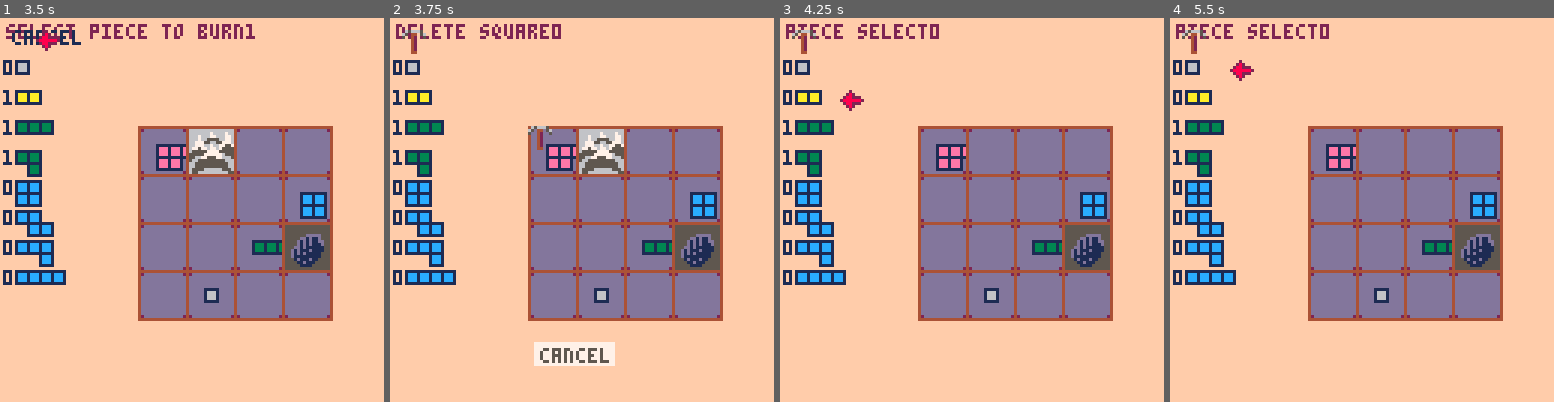
Above: before the commit, frames 1-4 (left to right).
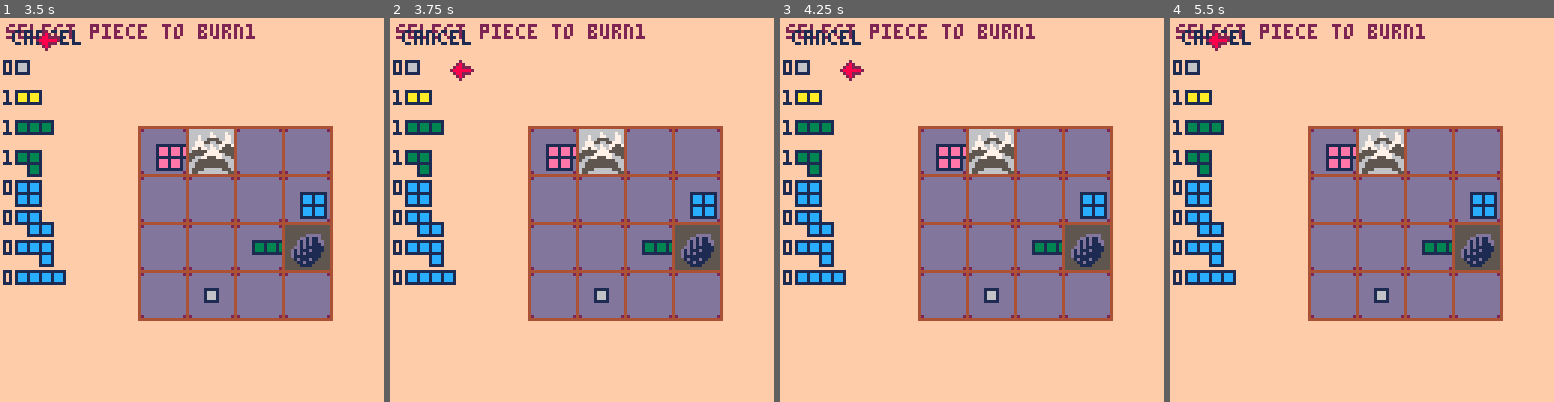
Above: after the commit, the same moments.

Repository: m-r-hunt/Pico-8-Carts
Game: PICO-8 cartridge bprk.p8
Same seed, same stepped clock (60 frames per second), same inputs: the game is played once before the commit and once after it.
Inputs:
- Up to frame 1 (3.5 s): tap X (X key) at 0.33, 1.07, 1.85, 2.97 s; tap O (Z key) at 0.7, 1.7, 2.1, 2.5, 2.9, 3.3 s; hold Right 1.6-2.1 s; hold Up 2.15-2.42 s; hold Right 2.47-3.03 s; hold Left from 3.08 s (still down)
- Up to frame 2 (3.75 s): release Left at 3.58 s; hold Down from 3.63 s (still down); tap O (Z key) at 3.7 s
- Up to frame 3 (4.25 s): release Down at 3.97 s; hold Right from 4.02 s (still down); tap X (X key) at 4.08 s; tap O (Z key) at 4.1 s
- Up to frame 4 (5.5 s): tap O (Z key) at 4.5, 4.9, 5.3 s; release Right at 4.68 s; hold Up 4.73-5.03 s; hold Left from 5.08 s (still down); tap X (X key) at 5.2 s

Frame 1 is identical in both runs. In frame 2, 2.8% of the frame differs, in the area x 1-67%, y 1-91%; in frame 3, 3.0%, in the area x 0-67%, y 1-41%; in frame 4, 2.9%.

Commit message:
A lot of tab fixes

Diff:
--- a/bprk.p8
+++ b/bprk.p8
@@ -15,7 +15,7 @@
 	{{0,0},{1,0},{2,0},{2,1},spriten=7,previewc=12},
 	{{0,0},{1,0},{2,0},{3,0},spriten=7,previewc=12},
 
- {{0,0},{1,0},{0,1},{1,1},{2,0},spriten=11,previewc=14},
+	{{0,0},{1,0},{0,1},{1,1},{2,0},spriten=11,previewc=14},
 	{{0,0},{0,1},{1,1},{1,2},{2,1},spriten=11,previewc=14},
 	{{0,0},{1,0},{2,0},{2,1},{3,1},spriten=11,previewc=14},
 	{{0,0},{1,0},{2,0},{3,0},{3,1},spriten=11,previewc=14},
@@ -56,9 +56,9 @@
 choice_select=1
 
 function reset_vlongs()
- for i=1,#vlongs do
-  available_vlongs[i]=vlongs[i]
- end
+	for i=1,#vlongs do
+		available_vlongs[i]=vlongs[i]
+	end
 end
 
 function rotate(x,y,r)
@@ -71,13 +71,13 @@
 	elseif r==3 then
 		return -y,x
 	elseif r==4 then
-	 return x,-y
+		return x,-y
 	elseif r==5 then
-	 return y,x
+		return y,x
 	elseif r==6 then
-	 return -x,y
+		return -x,y
 	elseif r==7 then
-	 return -y,-x
+		return -y,-x
 	end
 end
 
@@ -86,7 +86,7 @@
 		piece_pool[i]=0
 	end
 	for i=regpend+1,#piece_defs do
-	 piece_pool[i]=0
+		piece_pool[i]=0
 	end
 	piece_pool[1]=1
 	piece_pool[2]=1
@@ -97,15 +97,15 @@
 end
 
 function _update()
- if mode~="make choices" then
- 	for y=1,4 do
-  	for x=1,4 do
-   	if grid[y][x]~=0 and grid[y][x]<67 then
-    	grid[y][x]+=32
-   	end
-  	end
- 	end
- end
+	if mode~="make choices" then
+		for y=1,4 do
+			for x=1,4 do
+				if grid[y][x]~=0 and grid[y][x]<67 then
+					grid[y][x]+=32
+				end
+				end
+		end
+	end
 	if mode=="piece select" then
 		update_piece_select()
 	elseif mode=="piece place" then
@@ -113,139 +113,426 @@
 	elseif mode=="make choices" then
 		update_make_choices()
 	elseif mode=="select piece to burn" then
-	 update_select_burn()
+		update_select_burn()
 	elseif mode=="delete square" then
-	 update_delete_square()
+		update_delete_square()
 	end
 end
 
 function update_piece_select()
 	if btnp(2) then
 		selected_piece-=1
- 	if selected_piece<0 then
-  	selected_piece+=#piece_pool+1
-  end
-	 while selected_piece>regpend and piece_pool[selected_piece]==0 do
-	  selected_piece-=1
-	 end
- elseif btnp(3) then
-  selected_piece+=1
-  while selected_piece<=#piece_pool and selected_piece>regpend and piece_pool[selected_piece]==0 do
-   selected_piece+=1
-  end
- end
- if selected_piece<0 then
-  selected_piece+=#piece_pool+1
- elseif selected_piece>#piece_pool then
-  selected_piece-=#piece_pool+1
- end
-
- if btnp(4) then
-  if selected_piece==0 then
-   mode="select piece to burn"
-  elseif piece_pool[selected_piece]>=1 then
-  	mode="piece place"
-	 	px=1
-	 	py=1
-	 	pr=0
-	 	cancel_selected=false
-  else
-   --feedback?
-  end
- end
+		if selected_piece<0 then
+			selected_piece+=#piece_pool+1
+		end
+		while selected_piece>regpend and piece_pool[selected_piece]==0 do
+			selected_piece-=1
+		end
+	elseif btnp(3) then
+		selected_piece+=1
+		while selected_piece<=#piece_pool and selected_piece>regpend and piece_pool[selected_piece]==0 do
+			selected_piece+=1
+		end
+	end
+	if selected_piece<0 then
+		selected_piece+=#piece_pool+1
+	elseif selected_piece>#piece_pool then
+		selected_piece-=#piece_pool+1
+	end
+
+	if btnp(4) then
+		if selected_piece==0 then
+			mode="select piece to burn"
+		elseif piece_pool[selected_piece]>=1 then
+			mode="piece place"
+			px=1
+			py=1
+			pr=0
+			cancel_selected=false
+		else
+			--feedback?
+		end
+	end
 end
 
 function update_select_burn()
 	if btnp(2) then
 		selected_piece-=1
- 	if selected_piece<0 then
-  	selected_piece+=#piece_pool+1
-  end
-	 while selected_piece>9 and piece_pool[selected_piece]==0 do
-	  selected_piece-=1
-	 end
- elseif btnp(3) then
-  selected_piece+=1
-  while selected_piece<=#piece_pool and piece_pool[selected_piece]==0 do
-   selected_piece+=1
-  end
- end
- if selected_piece<0 then
-  selected_piece+=#piece_pool+1
- elseif selected_piece>#piece_pool then
-  selected_piece-=#piece_pool+1
- end
-
- if btnp(4) then
-  if selected_piece==0 then
-   mode="piece select"
-  elseif piece_pool[selected_piece]>=1 then
-  	mode="delete square"
-	 	px=1
-	 	py=1
-	 	pr=0
-	 	cancel_selected=false
-  else
-   --feedback?
-  end
- end
+		if selected_piece<0 then
+			selected_piece+=#piece_pool+1
+		end
+		while selected_piece>regpend and piece_pool[selected_piece]==0 do
+			selected_piece-=1
+		end
+	elseif btnp(3) then
+		selected_piece+=1
+		while selected_piece<=#piece_pool and selected_piece>regpend and piece_pool[selected_piece]==0 do
+			selected_piece+=1
+		end
+	end
+	if selected_piece<0 then
+		selected_piece+=#piece_pool+1
+	elseif selected_piece>#piece_pool then
+		selected_piece-=#piece_pool+1
+	end
+
+	if btnp(4) then
+		if selected_piece==0 then
+			mode="piece select"
+		elseif piece_pool[selected_piece]>=1 then
+			mode="delete square"
+			px=1
+			py=1
+			pr=0
+			cancel_selected=false
+		else
+			--feedback?
+		end
+	end
 end
 
 function board_is_full()
- local any_empty=false
- for y=1,4 do
-  for x=1,4 do
-   any_empty=any_empty or (grid[y][x]==0)
-  end
- end
- return not any_empty
+	local any_empty=false
+	for y=1,4 do
+		for x=1,4 do
+			any_empty=any_empty or (grid[y][x]==0)
+		end
+	end
+	return not any_empty
 end
 
 function rand_swap(t)
- local t1=flr(rnd(#t))+1
- local t2=flr(rnd(#t))+1
- local tmp=t[t1]
- t[t1]=t[t2]
- t[t2]=tmp
+	local t1=flr(rnd(#t))+1
+	local t2=flr(rnd(#t))+1
+	local tmp=t[t1]
+	t[t1]=t[t2]
+	t[t2]=tmp
 end
 
 function new_board()
- for y=1,4 do
-  for x=1,4 do
-   grid[y][x]=0
-   grid_powerups[y][x]=0
-  end
- end
- xs={1,2,3,4}
- ys={1,2,3,4}
- powerups={
-  shorts,
-  mids,
-  longs,
-  available_vlongs,
- }
- for shufs=1,20 do
-  rand_swap(xs)
-  rand_swap(ys)
-  rand_swap(powerups)
- end
-
- for i=1,4 do
-  x=xs[i]
-  y=ys[i]
-  grid_powerups[y][x]=powerups[i]
- end
-
- x=flr(rnd(4))+1
- y=flr(rnd(4))+1
- while grid_powerups[y][x]~=0 do
- 	x=flr(rnd(4))+1
-	 y=flr(rnd(4))+1
- end
- grid[y][x]=13
+	for y=1,4 do
+		for x=1,4 do
+			grid[y][x]=0
+			grid_powerups[y][x]=0
+		end
+	end
+	xs={1,2,3,4}
+	ys={1,2,3,4}
+	powerups={
+		shorts,
+		mids,
+		longs,
+		available_vlongs,
+	}
+	for shufs=1,20 do
+		rand_swap(xs)
+		rand_swap(ys)
+		rand_swap(powerups)
+	end
+
+	for i=1,4 do
+		x=xs[i]
+		y=ys[i]
+		grid_powerups[y][x]=powerups[i]
+	end
+
+	x=flr(rnd(4))+1
+	y=flr(rnd(4))+1
+	while grid_powerups[y][x]~=0 do
+		x=flr(rnd(4))+1
+		y=flr(rnd(4))+1
+	end
+	grid[y][x]=13
 end
 
 function check_stuck()
+	for i=1,#piece_pool do
+		if piece_pool[i]>0 then
+			return false
+		end
+	end
+	return true
+end
+
+function update_piece_place()
+	if not cancel_selected then
+		if (btnp(0)) px-=1
+		if (btnp(1)) px+=1
+		if (btnp(2)) py-=1
+		if py==4 and btnp(3) then
+			cancel_selected=true
+		elseif btnp(3) then
+			py+=1
+		end
+		px=mid(1,px,4)
+		py=mid(1,py,4)
+
+		if btnp(5) then
+			pr+=1
+			if pr>=8 then
+				pr-=8
+			end
+		end
+
+		if btnp(4) then
+			can_place=check_placement()
+			if can_place then
+				choices={}
+				choices=stamp_piece(selected_piece,px,py)
+				if #choices>0 then
+					choicen=1
+					choice_select=1
+					mode="make choices"
+				else
+					mode="piece select"
+				end
+				selected_piece=1
+				if board_is_full() then
+					new_board()
+					piece_pool[1]+=1
+				end
+				stuck=check_stuck()
+				if stuck then
+					mode="game over"
+				end
+			else
+				--feedback?
+			end
+		end
+	else
+		if btnp(2) then
+			cancel_selected=false
+		end
+		if btnp(4) then
+			mode="piece select"
+		end
+	end
+end
+
+function update_delete_square()
+	if not cancel_selected then
+		if (btnp(0)) px-=1
+		if (btnp(1)) px+=1
+		if (btnp(2)) py-=1
+		if py==4 and btnp(3) then
+			cancel_selected=true
+		elseif btnp(3) then
+			py+=1
+		end
+		px=mid(1,px,4)
+		py=mid(1,py,4)
+
+		if btnp(4) and grid[py][px]~=0 then
+			grid[py][px]=0
+			piece_pool[selected_piece]-=1
+			mode="piece select"
+			stuck=check_stuck()
+			if stuck then
+				mode="game over"
+			end
+		end
+	else
+		if btnp(2) then
+			cancel_selected=false
+		end
+		if btnp(4) then
+			mode="select piece to burn"
+		end
+	end
+end
+
+function update_make_choices()
+	if (btnp(0)) choice_select-=1
+	if (btnp(1)) choice_select+=1
+	if (choice_select<1) choice_select+=#choices[choicen]
+	if (choice_select>#choices[choicen]) choice_select-=#choices[choicen]
+	if btnp(4) then
+		piece_pool[choices[choicen][choice_select]]+=1
+		if choices[choicen]==available_vlongs then
+			del(available_vlongs,available_vlongs[choice_select])
+			if #available_vlongs==0 then
+				reset_vlongs()
+			end
+		end
+		choicen+=1
+		if choicen>#choices then
+			mode="piece select"
+		end
+	end
+end
+
+function check_placement()
+	local any_bad=false
+	local i=selected_piece
+	for sq=1,#piece_defs[i] do
+		rx,ry=rotate(piece_defs[i][sq][1],piece_defs[i][sq][2],pr)
+		local x=px+rx
+		local y=py+ry
+		if x<1 or x>4 or y<1 or y>4 or grid[y][x]~=0 then
+			any_bad=true
+		end
+	end
+	return not any_bad
+end
+
+function stamp_piece(i,x,y)
+	piece_pool[i]-=1
+	local choices={}
+	for sq=1,#piece_defs[i] do
+		rx,ry=rotate(piece_defs[i][sq][1],piece_defs[i][sq][2],pr)
+		local px=x+rx
+		local py=y+ry
+		if px>=1 and px<=4 and py>=1 and py<=4 then
+			grid[py][px]=piece_defs[i].spriten
+			if grid_powerups[py][px]~=0 then
+				if #grid_powerups[py][px]==1 and grid_powerups[py][px]~=available_vlongs then
+					piece_pool[grid_powerups[py][px][1]]+=1
+				else
+					add(choices,grid_powerups[py][px])
+				end
+			end
+		end
+	end
+	return choices
+end
+
+preview_size=4
+
+function draw_piece_preview(i,xbase,ybase)
+	for sq=1,#piece_defs[i] do
+		local px=piece_defs[i][sq][1]
+		local py=piece_defs[i][sq][2]
+		local x=xbase+px*preview_size
+		local y=ybase+py*preview_size
+		rectfill(x,y,x+preview_size,y+preview_size,piece_defs[i].previewc)
+		rect(x,y,x+preview_size,y+preview_size,1)
+	end
+end
+
+function draw_piece(i,bx,by)
+	local transformed={}
+	for sq=1,#piece_defs[i] do
+		local rx,ry=rotate(piece_defs[i][sq][1],piece_defs[i][sq][2],pr)
+		add(transformed, {rx,ry})
+	end
+	--crappy n^2 sort but it's at most like 6 things
+	for i=1,#transformed do
+		for j=i,#transformed do
+			if transformed[i][2]>transformed[j][2] or (transformed[i][2]==transformed[j][2] and transformed[i][1]>transformed[j][1]) then
+				local tmp=transformed[i]
+				transformed[i]=transformed[j]
+				transformed[j]=tmp
+			end
+		end
+	end
+	for sq=1,#transformed do
+		local rx=transformed[sq][1]
+		local ry=transformed[sq][2]
+		col=piece_defs[i].previewc
+		if px+rx<1 or px+rx>4 or py+ry<1 or py+ry>4 or grid[py+ry][px+rx]~=0 then
+			col=8
+		end
+		local x=bx+rx*16
+		local y=by+ry*16
+		rectfill(x+1,y+1,x+17,y+17,0)
+		rectfill(x,y,x+16,y+16,col)
+		rect(x,y,x+16,y+16,1)
+	end
+end
+
+function draw_choice_box()
+	rect(5,30,128-5,60,12)
+	rectfill(6,31,128-6,59,6)
+	increment=(128-12)/#choices[choicen]
+	for n=1,#choices[choicen] do
+		local x=increment/2+(n-1)*increment
+		draw_piece_preview(choices[choicen][n],x,45)
+		if n==choice_select then
+		 spr(2,x+8,40)
+		end
+	end
+	local str="choose a piece"
+	if #choices>1 then
+		str=str.."("..choicen.."/"..#choices..")"
+	end
+	print(str,50,32)
+end
+
+function _draw()
+	cls(15)
+	print(mode..pr,2,2,2)
+	for i=1,regpend do
+		local ybase=10*(i)+4
+		draw_piece_preview(i,5,ybase)
+		print(piece_pool[i],1,ybase)
+		if i==selected_piece and (mode=="piece select" or mode=="select piece to burn") then
+			spr(2,20,ybase)
+		end
+	end
+	if mode~="select piece to burn" then
+		spr(18,4,4)
+	else
+		print("cancel",4,4)
+	end
+	if selected_piece==0 then
+		spr(2,12,4)
+	end
+	local ybase=10*(regpend+1)+4
+	for i=regpend+1,#piece_pool do
+		if piece_pool[i]>0 then
+			draw_piece_preview(i,5,ybase)
+			print(piece_pool[i],1,ybase)
+			if i==selected_piece and (mode=="piece select" or mode=="select piece to burn") then
+				spr(2,20,ybase)
+			end
+			ybase+=10
+		end
+	end
+	for y=1,4 do
+		for x=1,4 do
+			sn=grid[y][x]
+			if (sn==0) sn=32
+			spr(sn,gridx+x*16,gridy+y*16,2,2)
+			if sn==32 and grid_powerups[y][x]~=0 then
+				draw_piece_preview(grid_powerups[y][x][1],gridx+x*16+6,gridy+y*16+6)
+			end
+		end
+	end
+	line(gridx+16,gridy+5*16,gridx+5*16,gridy+5*16,4)
+	line(gridx+5*16,gridy+16,gridx+5*16,gridy+5*16,4)
+	if mode=="piece place" then
+		draw_piece(selected_piece,gridx+px*16-2,gridy+py*16-2)
+		rect(gridx+px*16,gridy+py*16,gridx+px*16+2,gridy+py*16+2,4)
+		rectfill(48,108,74,115,7)
+		print("cancel",50,110,5)
+		if cancel_selected then
+			spr(2,74,108)
+		end
+	elseif mode=="delete square" then
+		spr(18,gridx+px*16,gridy+py*16)
+		rectfill(48,108,74,115,7)
+		print("cancel",50,110,5)
+		if cancel_selected then
+			spr(2,74,108)
+		end
+	end
+
+	if mode=="make choices" then
+		draw_choice_box()
+	end
+
+	if mode=="game over" then
+		print("game over!")
+	end
+end
+
+-->8
+--notes
+
+--compute score, larger pieces=more pts
+
+--slow down growth anims
+
 -- for p=1,#piece_pool do
 --  if piece_pool[p]~=0 then
 --   local def=piece_defs[p]
@@ -269,283 +556,6 @@
 --  end
 -- end
 -- return true
- return false
-end
-
-function update_piece_place()
- if not cancel_selected then
-	if (btnp(0)) px-=1
-	if (btnp(1)) px+=1
-	if (btnp(2)) py-=1
-	if py==4 and btnp(3) then
-	 cancel_selected=true
-	elseif btnp(3) then
-  py+=1
- end
-	px=mid(1,px,4)
-	py=mid(1,py,4)
-
-	if btnp(5) then
-	 pr+=1
-	 if pr>=8 then
-	  pr-=8
-	 end
-	end
-
-	if btnp(4) then
-	 can_place=check_placement()
-	 if can_place then
-	  choices={}
-	 	choices=stamp_piece(selected_piece,px,py)
-	 	if #choices>0 then
-				choicen=1
-				choice_select=1
-	 		mode="make choices"
-	 	else
-	 		mode="piece select"
-	 	end
-	 	selected_piece=1
-	 	if board_is_full() then
-	 	 new_board()
-	 	 piece_pool[1]+=1
-	 	end
-	 	stuck=check_stuck()
-	 	if stuck then
-	 	 mode="game over"
-	 	end
-	 else
-	 	--feedback?
-	 end
-	end
-	else
-	 if btnp(2) then
-	  cancel_selected=false
-	 end
-	 if btnp(4) then
-	  mode="piece select"
-	 end
-	end
-end
-
-function update_delete_square()
-	if not cancel_selected then
-		if (btnp(0)) px-=1
-		if (btnp(1)) px+=1
-		if (btnp(2)) py-=1
-		if py==4 and btnp(3) then
-	 	cancel_selected=true
-		elseif btnp(3) then
-  	py+=1
- 	end
-		px=mid(1,px,4)
-		py=mid(1,py,4)
-
-		if btnp(4) and grid[py][px]~=0 then
-		 grid[py][px]=0
-		 piece_pool[selected_piece]-=1
-		 mode="piece select"
-		end
-	else
-	 if btnp(2) then
-	  cancel_selected=false
-	 end
-	 if btnp(4) then
-	  mode="piece select"
-	 end
-	end
-end
-
-function update_make_choices()
- if (btnp(0)) choice_select-=1
- if (btnp(1)) choice_select+=1
- if (choice_select<1) choice_select+=#choices[choicen]
- if (choice_select>#choices[choicen]) choice_select-=#choices[choicen]
- if btnp(4) then
-  piece_pool[choices[choicen][choice_select]]+=1
-  if choices[choicen]==available_vlongs then
-   del(available_vlongs,available_vlongs[choice_select])
-   if #available_vlongs==0 then
-    reset_vlongs()
-   end
-  end
-  choicen+=1
-  if choicen>#choices then
-   mode="piece select"
-  end
- end
-end
-
-function check_placement()
- local any_bad=false
- local i=selected_piece
- for sq=1,#piece_defs[i] do
-  rx,ry=rotate(piece_defs[i][sq][1],piece_defs[i][sq][2],pr)
-  local x=px+rx
-  local y=py+ry
-  if x<1 or x>4 or y<1 or y>4 or grid[y][x]~=0 then
-   any_bad=true
-  end
- end
- return not any_bad
-end
-
-function stamp_piece(i,x,y)
- piece_pool[i]-=1
- local choices={}
-	for sq=1,#piece_defs[i] do
-	 rx,ry=rotate(piece_defs[i][sq][1],piece_defs[i][sq][2],pr)
- 	local px=x+rx
- 	local py=y+ry
- 	if px>=1 and px<=4 and py>=1 and py<=4 then
- 		grid[py][px]=piece_defs[i].spriten
-	 	if grid_powerups[py][px]~=0 then
-	 	 if #grid_powerups[py][px]==1 and grid_powerups[py][px]~=available_vlongs then
-	 			piece_pool[grid_powerups[py][px][1]]+=1
-	 		else
-	 		 add(choices,grid_powerups[py][px])
-	 		end
-	 	end
- 	end
- end
- return choices
-end
-
-preview_size=4
-
-function draw_piece_preview(i,xbase,ybase)
- for sq=1,#piece_defs[i] do
-	 local px=piece_defs[i][sq][1]
- 	local py=piece_defs[i][sq][2]
- 	local x=xbase+px*preview_size
- 	local y=ybase+py*preview_size
- 	rectfill(x,y,x+preview_size,y+preview_size,piece_defs[i].previewc)
- 	rect(x,y,x+preview_size,y+preview_size,1)
- end
-end
-
-function draw_piece(i,bx,by)
- local transformed={}
- for sq=1,#piece_defs[i] do
-  local rx,ry=rotate(piece_defs[i][sq][1],piece_defs[i][sq][2],pr)
-  add(transformed, {rx,ry})
- end
- --crappy n^2 sort but it's at most like 6 things
- for i=1,#transformed do
-  for j=i,#transformed do
-   if transformed[i][2]>transformed[j][2] or (transformed[i][2]==transformed[j][2] and transformed[i][1]>transformed[j][1]) then
-   	local tmp=transformed[i]
-   	transformed[i]=transformed[j]
-   	transformed[j]=tmp
-   end
-  end
- end
-	for sq=1,#transformed do
-	 local rx=transformed[sq][1]
-	 local ry=transformed[sq][2]
-	 col=piece_defs[i].previewc
-	 if px+rx<1 or px+rx>4 or py+ry<1 or py+ry>4 or grid[py+ry][px+rx]~=0 then
-	  col=8
-	 end
- 	local x=bx+rx*16
- 	local y=by+ry*16
- 	rectfill(x+1,y+1,x+17,y+17,0)
- 	rectfill(x,y,x+16,y+16,col)
- 	rect(x,y,x+16,y+16,1)
- end
-end
-
-function draw_choice_box()
- rect(5,30,128-5,60,12)
- rectfill(6,31,128-6,59,6)
- increment=(128-12)/#choices[choicen]
- for n=1,#choices[choicen] do
- 	local x=increment/2+(n-1)*increment
- 	draw_piece_preview(choices[choicen][n],x,45)
- 	if n==choice_select then
- 	 spr(2,x+8,40)
- 	end
- end
- local str="choose a piece"
- if #choices>1 then
- 	str=str.."("..choicen.."/"..#choices..")"
- end
- print(str,50,32)
-end
-
-function _draw()
- cls(15)
- print(mode..pr,2,2,2)
- for i=1,regpend do
-  local ybase=10*(i)+4
- 	draw_piece_preview(i,5,ybase)
- 	print(piece_pool[i],1,ybase)
- 	if i==selected_piece and (mode=="piece select" or mode=="select piece to burn") then
- 		spr(2,20,ybase)
- 	end
- end
- if mode~="select piece to burn" then
-  spr(18,4,4)
- else
-  print("cancel",4,4)
- end
- if selected_piece==0 then
-  spr(2,12,4)
- end
- local ybase=10*(regpend+1)+4
- for i=regpend+1,#piece_pool do
-  if piece_pool[i]>0 then
- 		draw_piece_preview(i,5,ybase)
- 		print(piece_pool[i],1,ybase)
- 		if i==selected_piece and mode=="piece select" then
- 			spr(2,20,ybase)
- 		end
- 		ybase+=10
-  end
- end
- for y=1,4 do
- 	for x=1,4 do
- 	 sn=grid[y][x]
- 	 if (sn==0) sn=32
- 		spr(sn,gridx+x*16,gridy+y*16,2,2)
- 		if sn==32 and grid_powerups[y][x]~=0 then
- 		 draw_piece_preview(grid_powerups[y][x][1],gridx+x*16+6,gridy+y*16+6)
- 		end
- 	end
- end
- line(gridx+16,gridy+5*16,gridx+5*16,gridy+5*16,4)
- line(gridx+5*16,gridy+16,gridx+5*16,gridy+5*16,4)
- if mode=="piece place" then
- 	draw_piece(selected_piece,gridx+px*16-2,gridy+py*16-2)
- 	rect(gridx+px*16,gridy+py*16,gridx+px*16+2,gridy+py*16+2,4)
- 	rectfill(48,108,74,115,7)
- 	print("cancel",50,110,5)
- 	if cancel_selected then
- 	 spr(2,74,108)
- 	end
- elseif mode=="delete square" then
-  spr(18,gridx+px*16,gridy+py*16)
-  rectfill(48,108,74,115,7)
- 	print("cancel",50,110,5)
- 	if cancel_selected then
- 	 spr(2,74,108)
- 	end
- end
-
- if mode=="make choices" then
-  draw_choice_box()
- end
-
- if mode=="game over" then
-  print("game over!")
- end
-end
-
--->8
---notes
-
---compute score, larger pieces=more pts
-
---slow down growth anims
 
 __gfx__
 00000000333bb3330002000044444444444444444444444444444444444444444444444444444444444444444444444444444444444444444444444400000000
